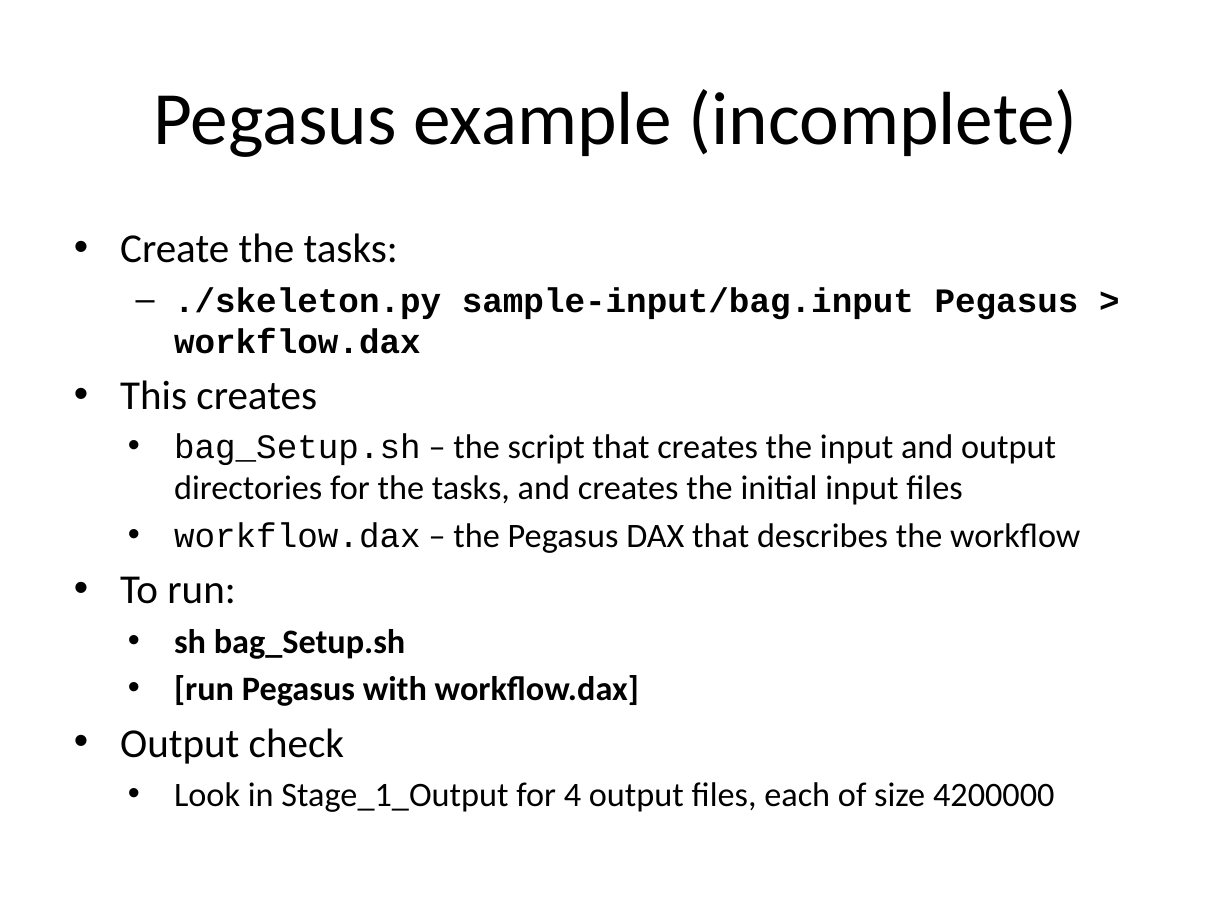
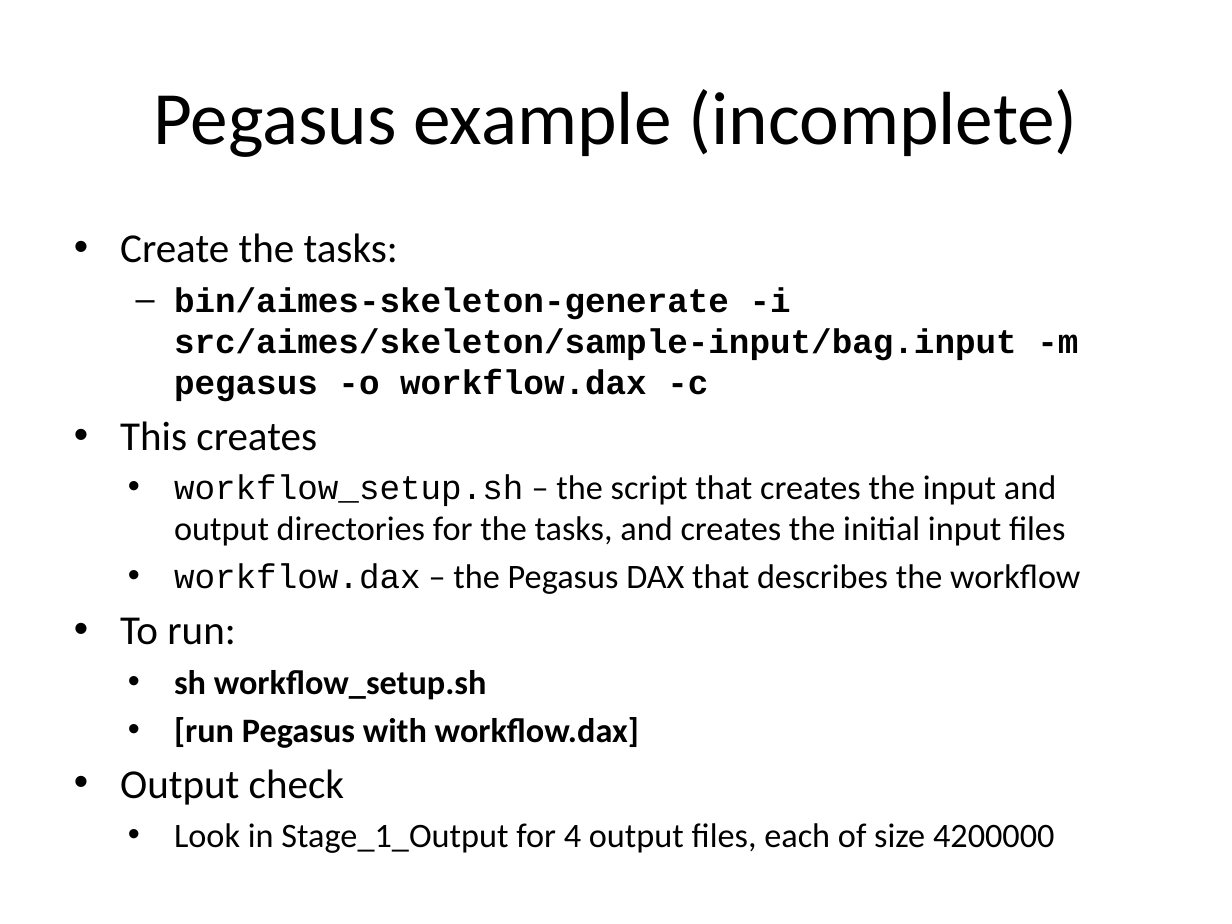
Before and after one commit to applicationskeleton/Skeleton, a slide deck: slide 9 of tutorial/skeleton-tutorial.pptx. Drawn at 1232x924 pixels with LibreOffice and Linux fonts; fonts in the diff are those of the drawing. Boxes give left, top, right and bottom in pixels: in the first picture for what was removed or moved away, otherwise in the second. Text is boxed around its words. In the diff, an @@ line names an element or a change of style, - is before the commit and + after.

```diff
--- a/tutorial/skeleton-tutorial.pptx
+++ b/tutorial/skeleton-tutorial.pptx
@@ text at bbox=[174, 287, 1078, 402]: text changed @@
-  – ./skeleton.py sample-input/bag.input Pegasus > workflow.dax
+  – bin/aimes-skeleton-generate -i src/aimes/skeleton/sample-input/bag.input -m pegasus -o workflow.dax -c
@@ text at bbox=[174, 474, 1065, 546]: text changed @@
-    • bag_Setup.sh – the script that creates the input and output directories for the tasks, and creates the initial input files
+    • workflow_setup.sh – the script that creates the input and output directories for the tasks, and creates the initial input files
@@ text at bbox=[174, 670, 487, 700]: text changed @@
-    • sh bag_Setup.sh
+    • sh workflow_setup.sh
```
Also in this commit, not shown: 14 other slides changed.
